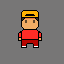
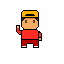
Two versions of the same layered image (64 x 64). Layer-by-layer changes:
painted on "clothes" over [0, 0, 64, 64]
painted on "skin" over [0, 0, 64, 64]
